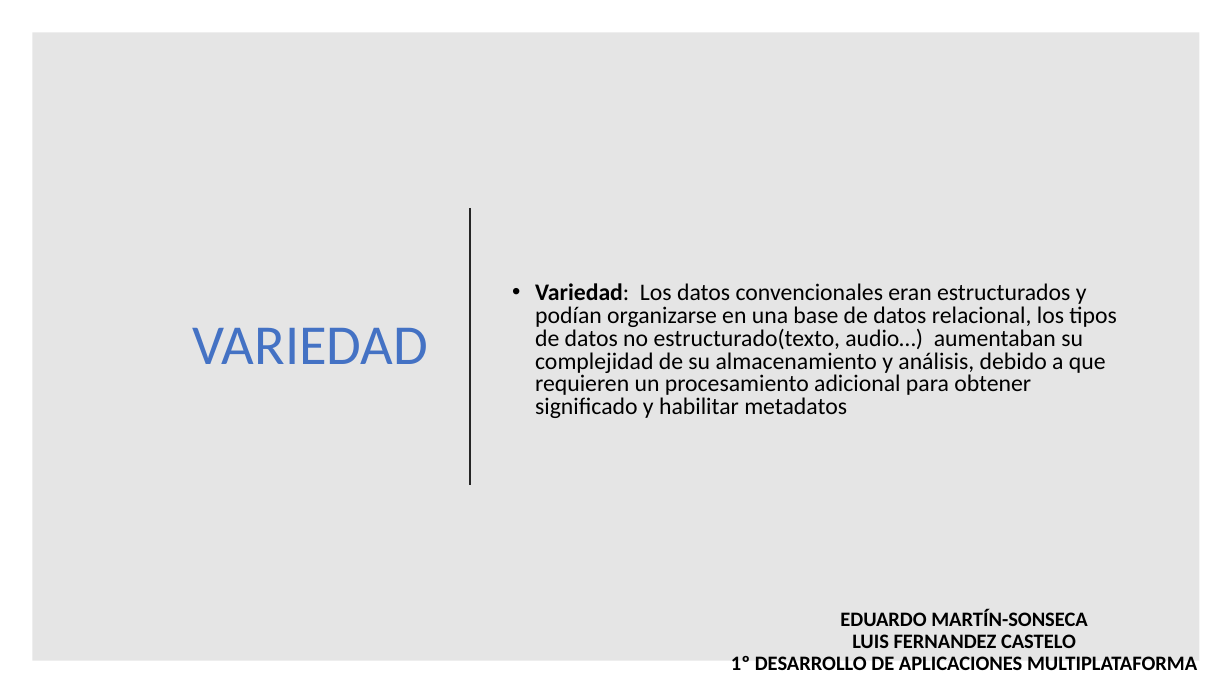
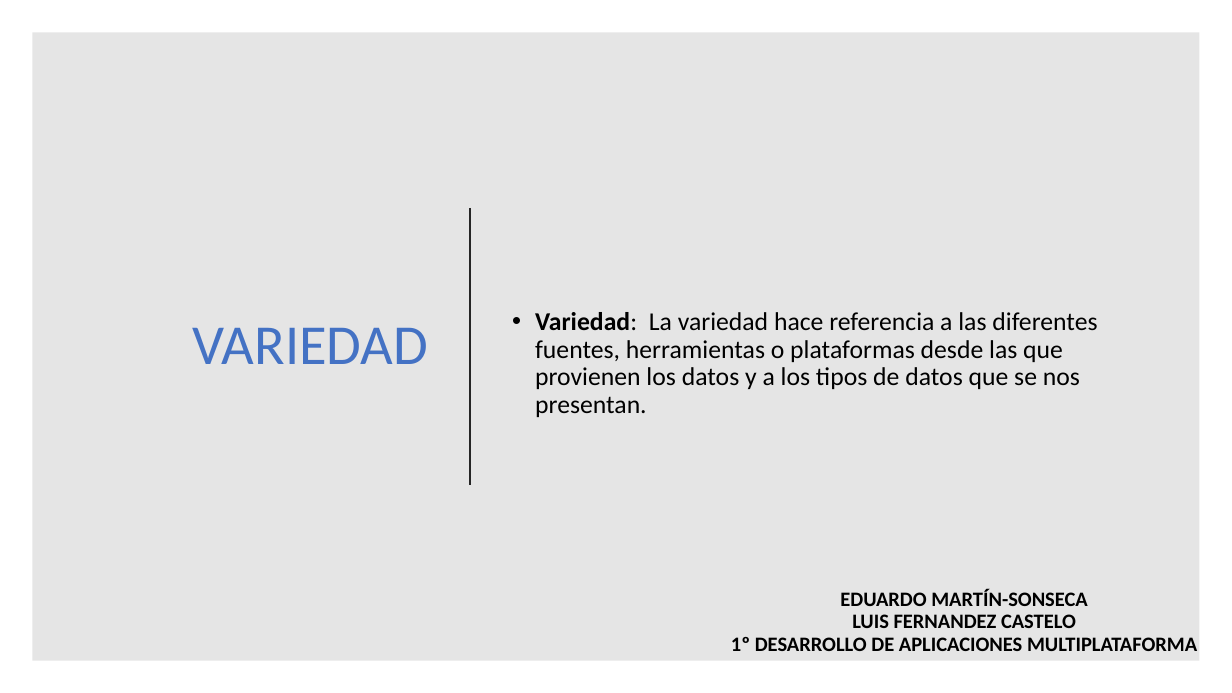
Before and after one commit to maraloeDev/Grado_SuperiorDAM, a slide deck: slide 6 of Bases de Datos/1º Evaluación/Ejercicios/Ejercicio2/Explotación de bases de datos Big Data.pptx. Drawn at 1232x693 pixels with LibreOffice and Linux fonts; fonts in the diff are those of the drawing. Boxes give left, top, right and bottom in pixels: in the first picture for what was removed or moved away, otherwise in the second. Text is boxed around its words. In the diff, an @@ line names an element or a change of style, - is before the commit and + after.

```diff
--- a/Bases de Datos/1º Evaluación/Ejercicios/Ejercicio2/Explotación de bases de datos Big Data.pptx
+++ b/Bases de Datos/1º Evaluación/Ejercicios/Ejercicio2/Explotación de bases de datos Big Data.pptx
@@ text at bbox=[535, 312, 1097, 417]: text changed; size 18.5 to 20 pt @@
-• Variedad: Los datos convencionales eran estructurados y podían organizarse en una base de datos relacional, los tipos de datos no estructurado(texto, audio…) aumentaban su complejidad de su almacenamiento y análisis, debido a que requieren un procesamiento adicional para obtener significado y habilitar metadatos
+• Variedad: La variedad hace referencia a las diferentes fuentes, herramientas o plataformas desde las que provienen los datos y a los tipos de datos que se nos presentan.
@@ text "EDUARDO MARTÍN-SONSECA LUIS FERNANDEZ CASTELO ...": place and size @@
-text "EDUARDO MARTÍN-SONSECA LUIS FERNANDEZ CASTELO ..." at bbox=[731, 608, 1197, 670]
+text "EDUARDO MARTÍN-SONSECA LUIS FERNANDEZ CASTELO ..." at bbox=[731, 589, 1197, 651]
```
Also in this commit, not shown: 13 other slides changed, 2 other files.
